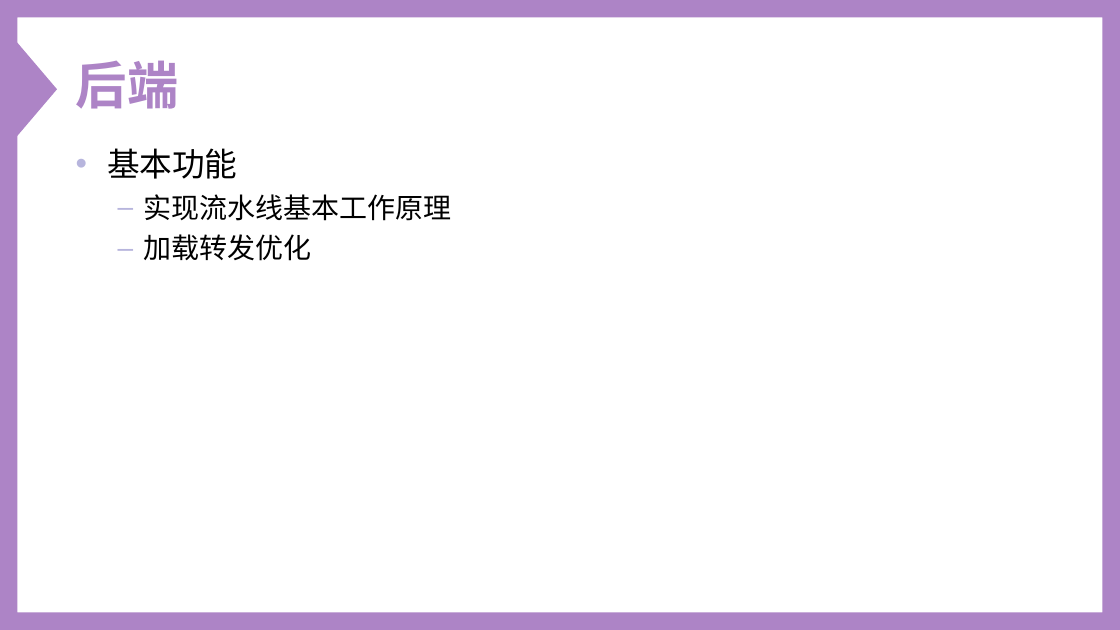
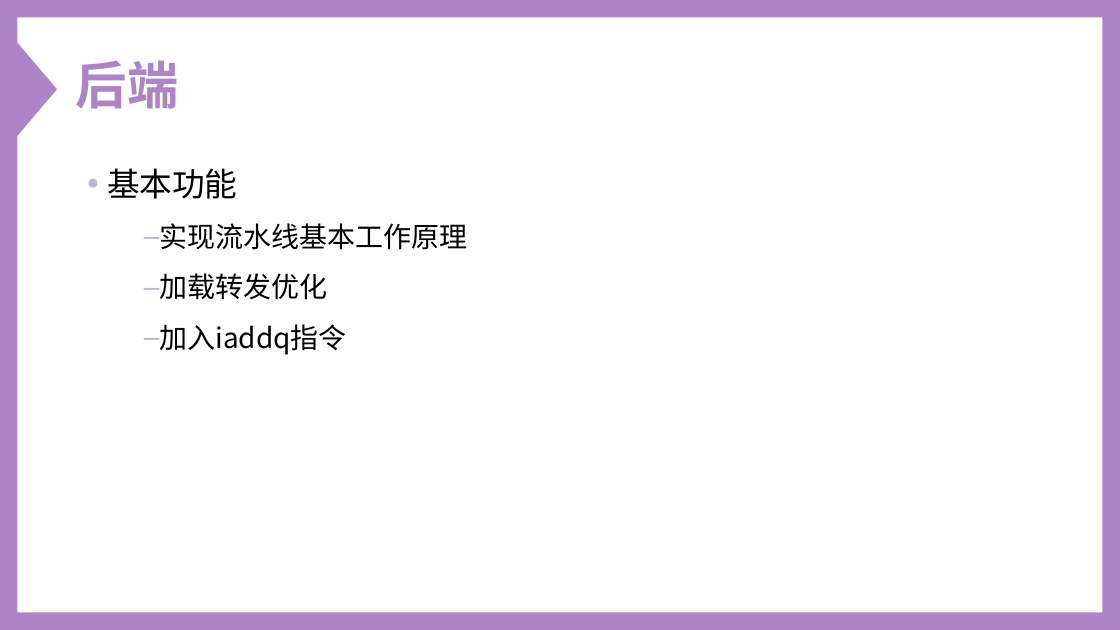
Before and after one commit to Oxer11/Y86, a slide deck: slide 6 of doc/Y-86 Simulator.ppt. Drawn at 1120x630 pixels with LibreOffice and Linux fonts; fonts in the diff are those of the drawing. Boxes give left, top, right and bottom in pixels: in the first picture for what was removed or moved away, otherwise in the second. Text is boxed around its words. In the diff, an @@ line names an element or a change of style, - is before the commit and + after.

```diff
--- a/doc/Y-86 Simulator.ppt
+++ b/doc/Y-86 Simulator.ppt
@@ freeform shape at [0, 0, 1119, 630]: outline redrawn @@
@@ text at [107, 168, 467, 300]: indent changed; line spacing 1 to 1.5; less space between paragraphs @@
@@ text at [159, 324, 346, 355]: paragraph added @@
+  – 加入iaddq指令
```
Also in this commit, not shown: 23 other slides changed, 1 slide added, 2 slides removed, 4 other files.
